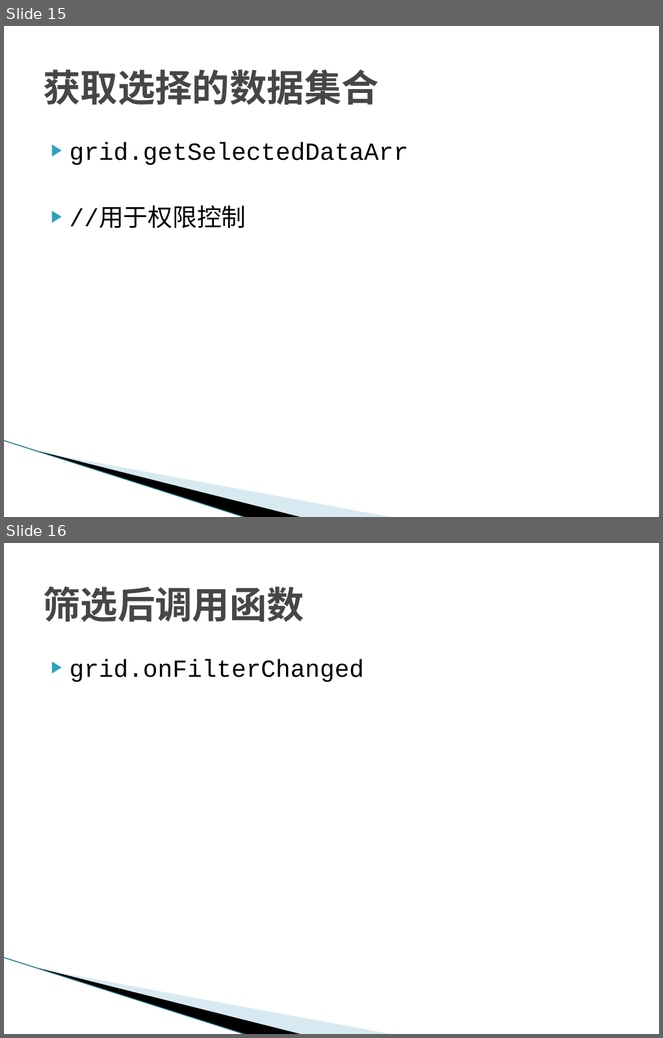
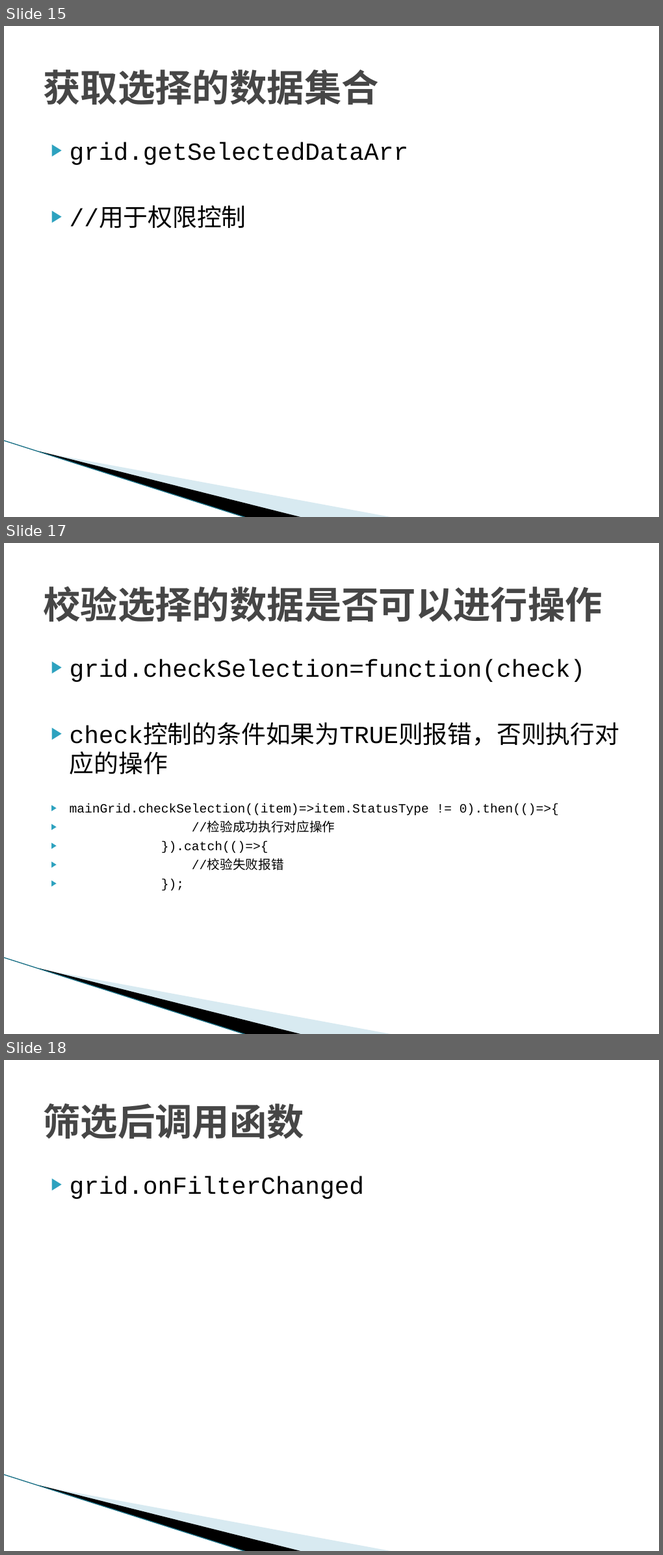
Before and after one commit to kankaiaierke/sgTechnicalFile, a slide deck: 开发手册/aggrid/善管ag-grid使用手册.pptx. Shown one above the other, each under a label of ours: slides 15 and 16 before the commit, slides 15, 17 and 18 after it; the slides between them are not shown. The pictures are 663x1038 and 663x1555 pixels, drawn with LibreOffice and Linux fonts; fonts in the diff are those of the drawing; background and template pictures are left out. Boxes give left, top, right and bottom in pixels: in the first picture for what was removed or moved away, otherwise in the second. Text is boxed around its words. In the diff, an @@ line names an element or a change of style, - is before the commit and + after.

```diff
--- a/开发手册/aggrid/善管ag-grid使用手册.pptx
+++ b/开发手册/aggrid/善管ag-grid使用手册.pptx
@@ slide 17 added at box(4, 543, 659, 1034), background #FFFFFF; not listed: 3 template elements that a slide beside it also shows @@
@@ title added at box(43, 586, 603, 622), 41 pt, text #464646, bold @@
+校验选择的数据是否可以进行操作
@@ text added at box(70, 659, 620, 871), 14 pt, text #000000 @@
+▶ grid.checkSelection=function(check)
+▶ check控制的条件如果为TRUE则报错，否则执行对应的操作
+▶ mainGrid.checkSelection((item)=>item.StatusType != 0).then(()=>{
+▶ //检验成功执行对应操作
+▶ }).catch(()=>{
+▶ //校验失败报错
+▶ });
@@ what was slide 16 is now slide 18 @@
```
Also in this commit, not shown: 1 other slide added.
